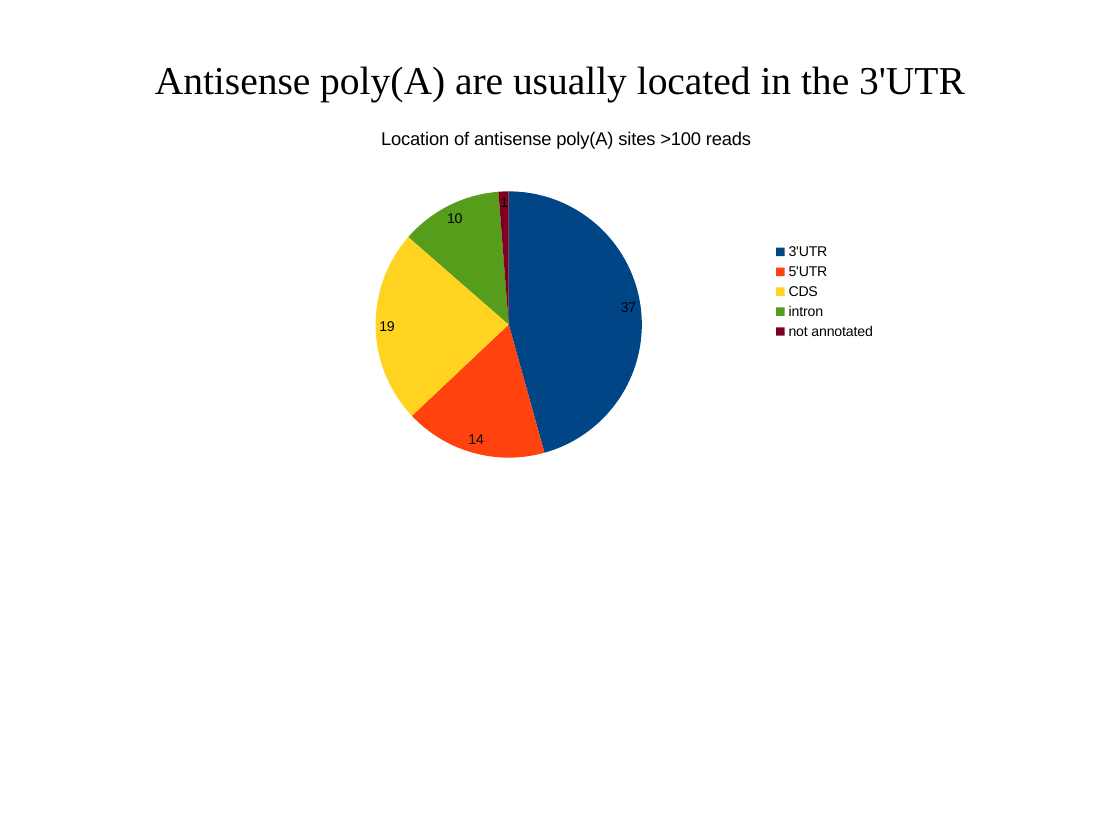
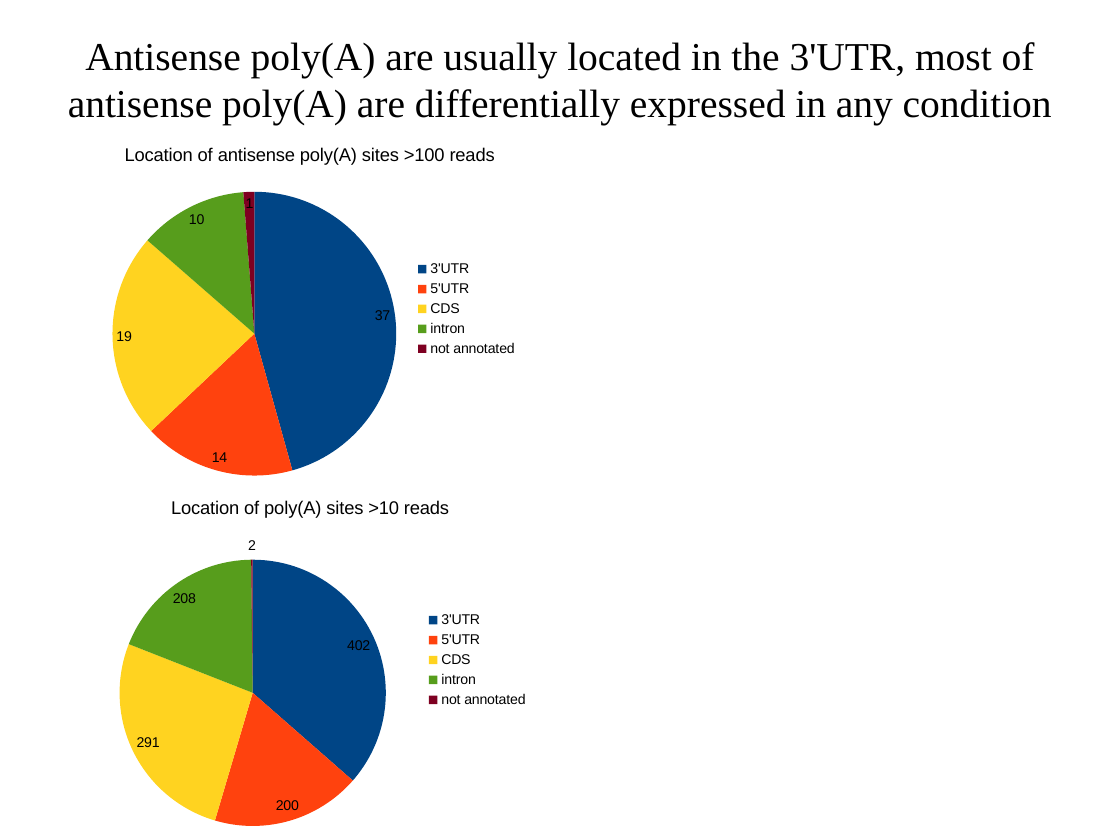
Before and after one commit to wilkinsonlab/m-oryzae-polya, a slide deck: slide 20 of doc/oryzae_presentation.odp. Drawn at 1120x840 pixels with LibreOffice and Linux fonts; fonts in the diff are those of the drawing. Boxes give left, top, right and bottom in pixels: in the first picture for what was removed or moved away, otherwise in the second. Text is boxed around its words. In the diff, an @@ line names an element or a change of style, - is before the commit and + after.

```diff
--- a/doc/oryzae_presentation.odp
+++ b/doc/oryzae_presentation.odp
@@ title at (x1=68, y1=42, x2=1052, y2=126): text changed @@
-Antisense poly(A) are usually located in the 3'UTR
+Antisense poly(A) are usually located in the 3'UTR, most of antisense poly(A) are differentially expressed in any condition
@@ pie chart at (x1=0, y1=128, x2=619, y2=488) @@
@@ plot area changed @@
@@ pie chart resized from (x1=246, y1=112, x2=886, y2=472) to (x1=0, y1=128, x2=619, y2=488) @@
@@ pie chart added at (x1=0, y1=480, x2=620, y2=839) @@
+title "Location of poly(A) sites >10 reads"
+categories: 3'UTR, 5'UTR, CDS, intron, not annotated
+Series 1: 402, 200, 291, 208, 2
```
Also in this commit, not shown: 4 other slides changed, 4 other files.
